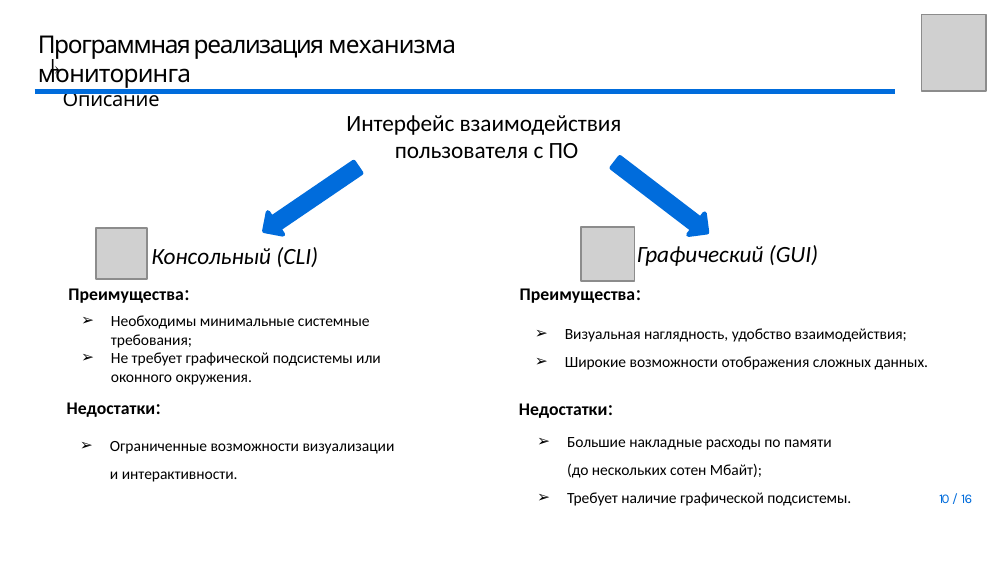
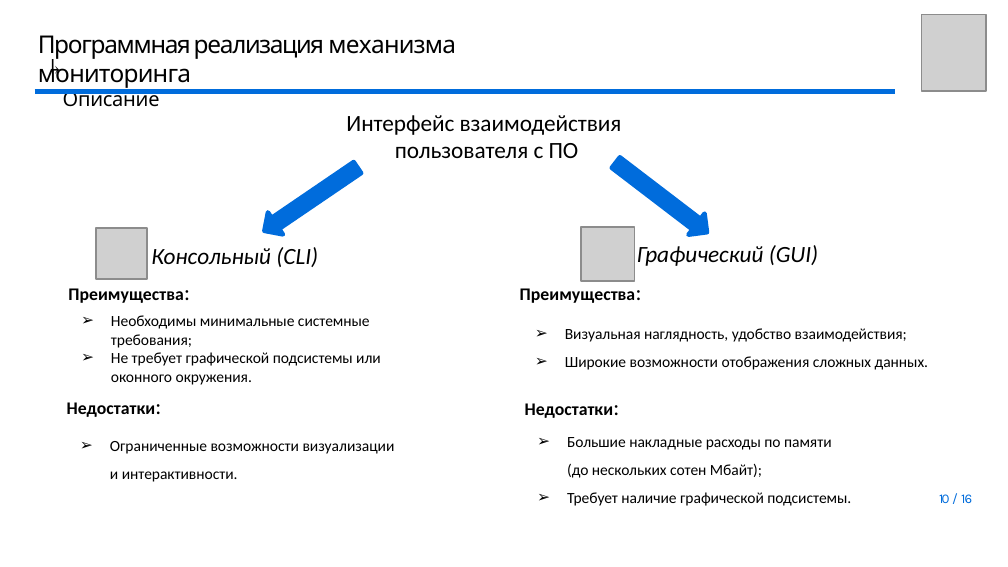
Before and after one commit to youngB0rrov/bmstu_doc, a slide deck: slide 10 of Master/Diploma/presentation/Презентация.pptx. Drawn at 1008x567 pixels with LibreOffice and Linux fonts; fonts in the diff are those of the drawing; grey boxes stand for pictures; background and template pictures are left out. Boxes give left, top, right and bottom in pixels: in the first picture for what was removed or moved away, otherwise in the second. Text is boxed around its words. In the diff, an @@ line names an element or a change of style, - is before the commit and + after.

```diff
--- a/Master/Diploma/presentation/Презентация.pptx
+++ b/Master/Diploma/presentation/Презентация.pptx
@@ text "Недостатки:": place and size @@
-text "Недостатки:" at bbox=[519, 403, 607, 418]
+text "Недостатки:" at bbox=[525, 403, 613, 418]
```
Also in this commit, not shown: 1 other slide changed, 2 slides added, 2 slides removed, 1 other file.
